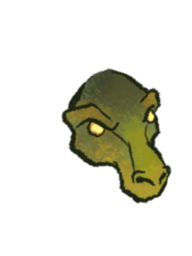
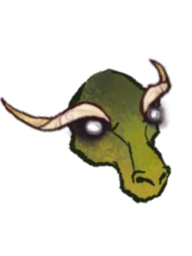
Comparing the layer stacks of the two 192×256 images. Changes:
added layer "Stump Shadow Horns Tinted.png" above "Stump Shadow Horns Untinted.png" over 83, 105, 164, 137
added layer "Stump Shadow Horns Untinted.png" above "Head/Face Details" over 0, 56, 174, 150
